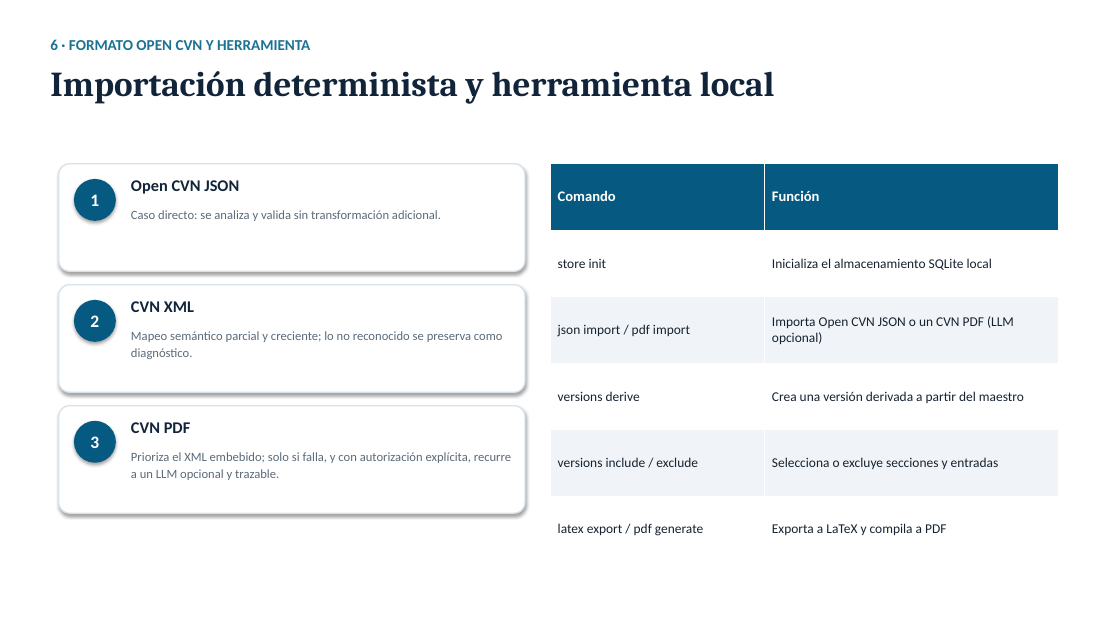
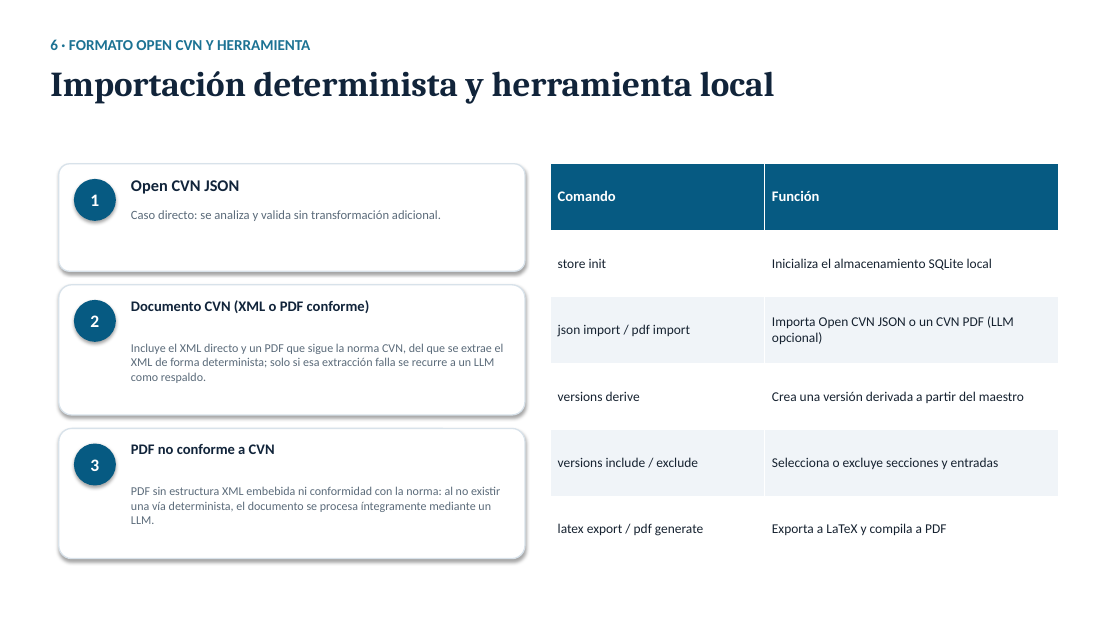
Before and after one commit to holt00/TFG-open-cnv-schema, a slide deck: slide 16 of docs/defensa/presentacion_tfg.pptx. Drawn at 1120x630 pixels with LibreOffice and Linux fonts; fonts in the diff are those of the drawing. Boxes give left, top, right and bottom in pixels: in the first picture for what was removed or moved away, otherwise in the second. Text is boxed around its words. In the diff, an @@ line names an element or a change of style, - is before the commit and + after.

```diff
--- a/docs/defensa/presentacion_tfg.pptx
+++ b/docs/defensa/presentacion_tfg.pptx
@@ rounded rectangle: place and size @@
-rounded rectangle at [59,285,525,392]
+rounded rectangle at [59,285,525,415]
@@ text at [131,300,370,313]: text changed; size 14 to 12.5 pt @@
-CVN XML
+Documento CVN (XML o PDF conforme)
@@ text at [131,343,504,383]: text changed; size 10.8 to 10.3 pt @@
-Mapeo semántico parcial y creciente; lo no reconocido se preserva como diagnóstico.
+Incluye el XML directo y un PDF que sigue la norma CVN, del que se extrae el XML de forma determinista; solo si esa extracción falla se recurre a un LLM como respaldo.
@@ rounded rectangle: place and size @@
-rounded rectangle at [59,406,525,513]
+rounded rectangle at [59,429,525,559]
@@ ellipse "3": place and size @@
-ellipse "3" at [74,421,116,463]
+ellipse "3" at [74,444,116,486]
@@ text at [131,444,275,454]: text changed; size 14 to 12.5 pt @@
-CVN PDF
+PDF no conforme a CVN
@@ text at [131,486,500,524]: text changed; size 10.8 to 10.3 pt @@
-Prioriza el XML embebido; solo si falla, y con autorización explícita, recurre a un LLM opcional y trazable.
+PDF sin estructura XML embebida ni conformidad con la norma: al no existir una vía determinista, el documento se procesa íntegramente mediante un LLM.
```
Also in this commit, not shown: 3 other slides changed, 3 other files.
